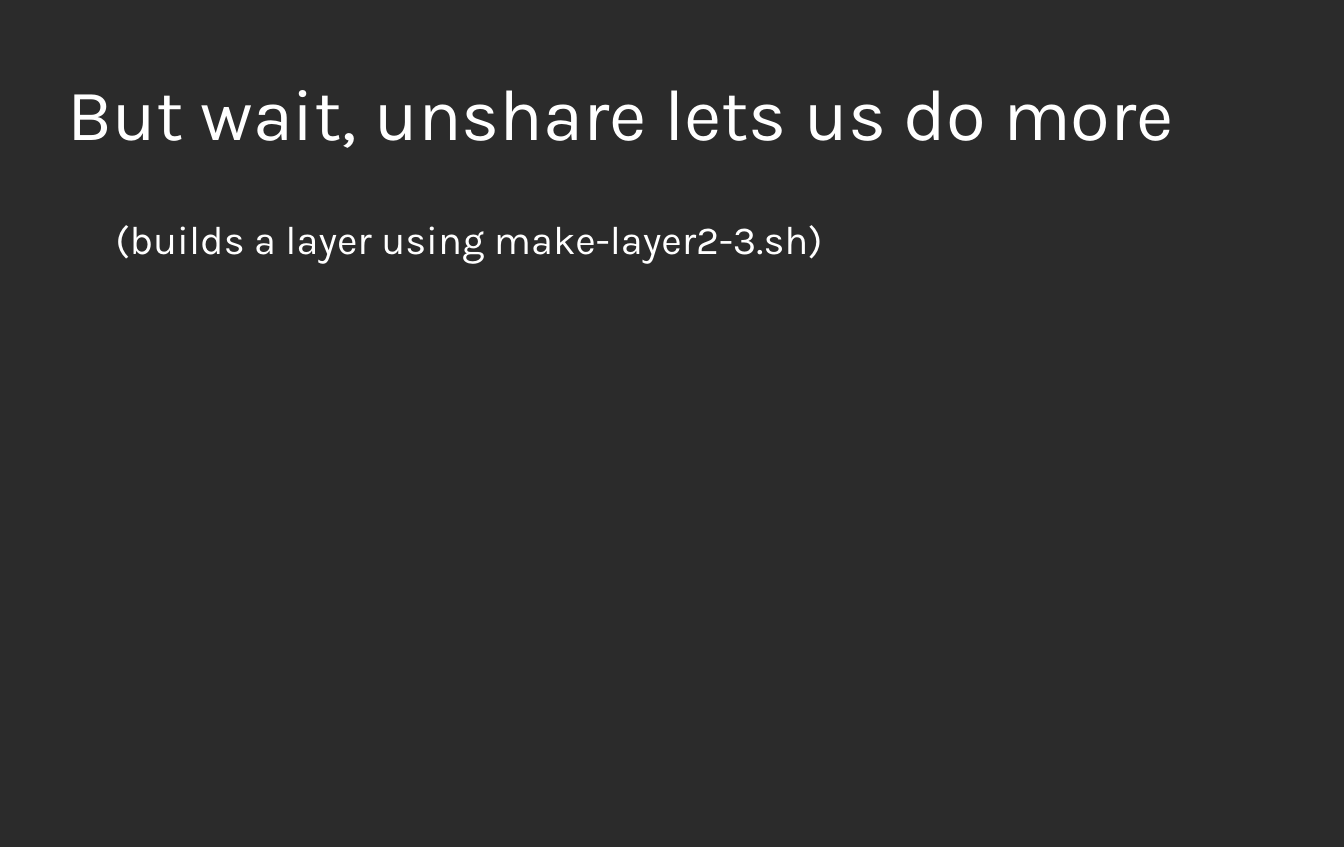
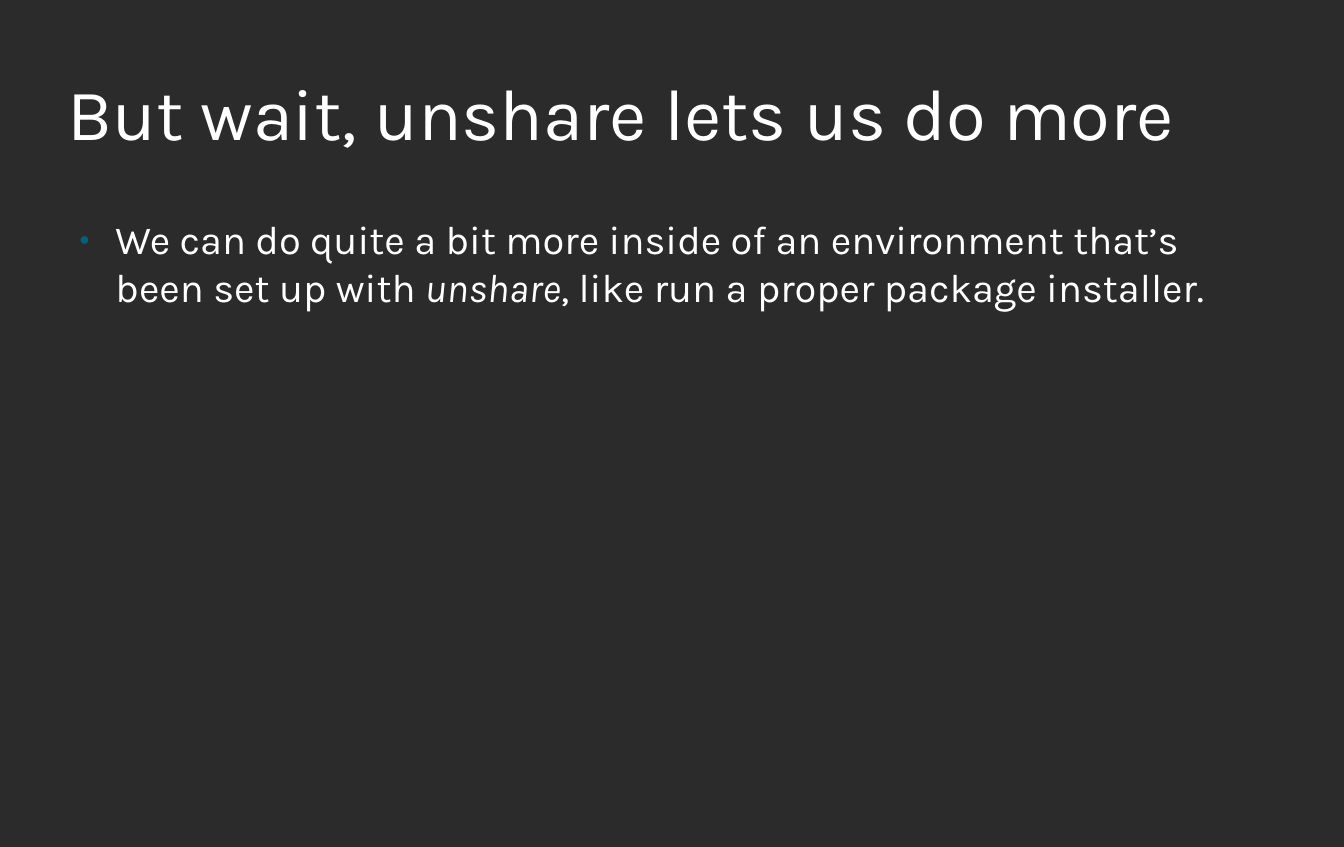
Before and after one commit to nalind/devconf.us-2018, a slide deck: slide 14 of images.odp (slide 8 before the commit). Drawn at 1344x847 pixels with LibreOffice and Linux fonts; fonts in the diff are those of the drawing; background and template pictures are left out; a plain dark background stands for a picture behind light text. Boxes give left, top, right and bottom in pixels: in the first picture for what was removed or moved away, otherwise in the second. Text is boxed around its words. In the diff, an @@ line names an element or a change of style, - is before the commit and + after.

```diff
--- a/images.odp
+++ b/images.odp
@@ text at (x1=115, y1=226, x2=1204, y2=312): text changed @@
-(builds a layer using make-layer2-3.sh)
+● We can do quite a bit more inside of an environment that’s been set up with unshare, like run a proper package installer.
```
Also in this commit, not shown: 8 other slides changed, 11 slides added.
